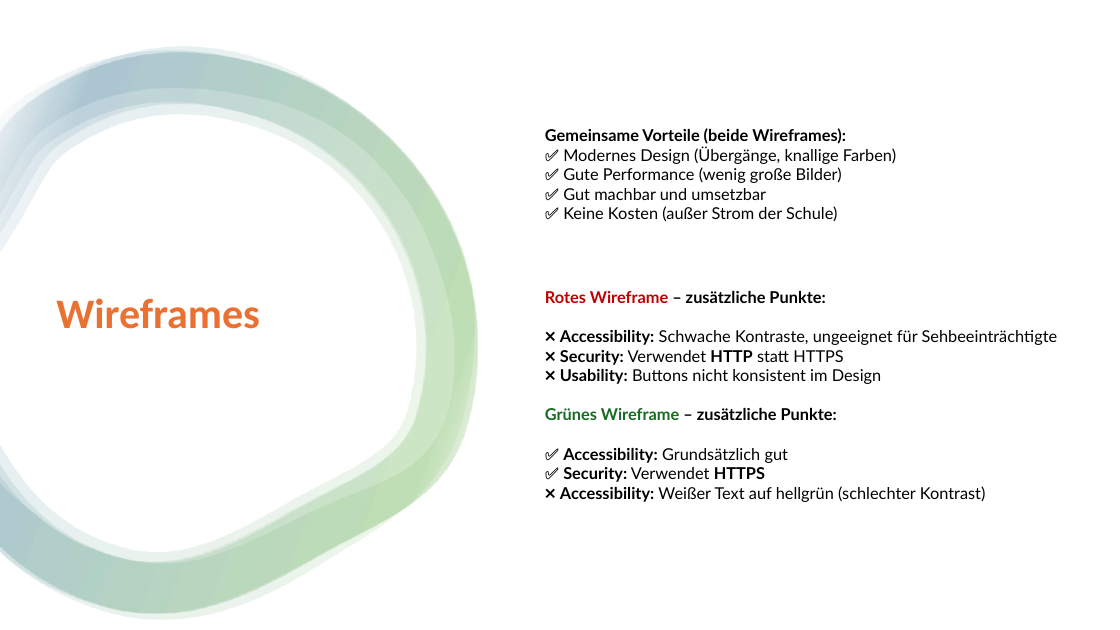
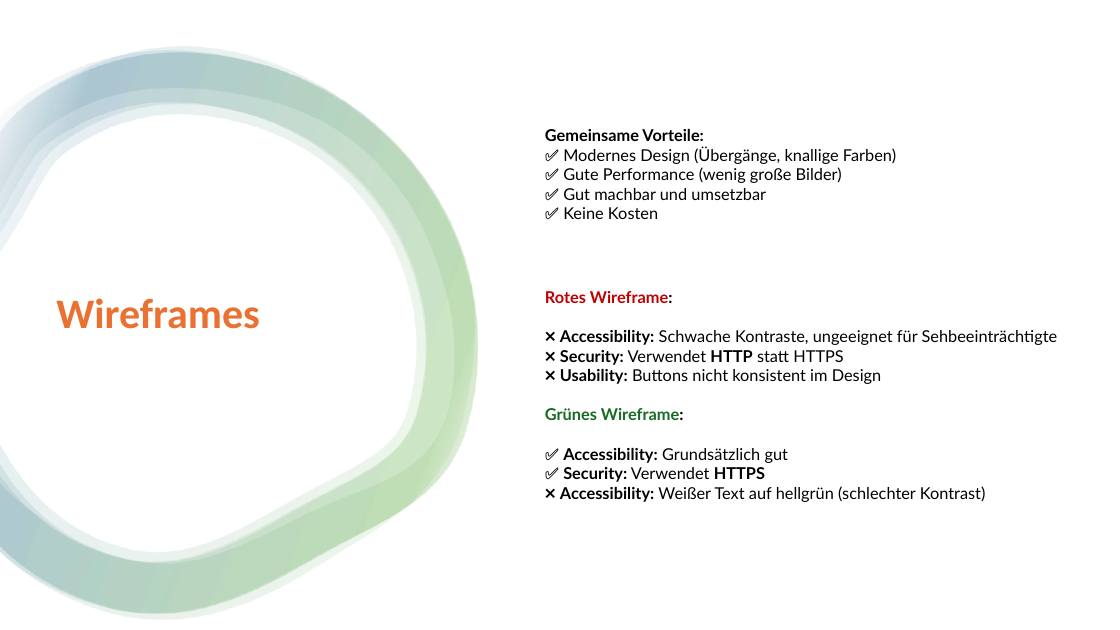
Before and after one commit to Emele-bzra/project-modul431, a slide deck: slide 12 of Material/präsentation_slarachare_games.pptx. Drawn at 1120x630 pixels with LibreOffice and Linux fonts; fonts in the diff are those of the drawing. Boxes give left, top, right and bottom in pixels: in the first picture for what was removed or moved away, otherwise in the second. Text is boxed around its words. In the diff, an @@ line names an element or a change of style, - is before the commit and + after.

```diff
--- a/Material/präsentation_slarachare_games.pptx
+++ b/Material/präsentation_slarachare_games.pptx
@@ text at (x1=545, y1=129, x2=703, y2=141): text changed @@
-Gemeinsame Vorteile (beide Wireframes):
+Gemeinsame Vorteile:
@@ text at (x1=563, y1=207, x2=658, y2=219): text changed @@
-✅ Keine Kosten (außer Strom der Schule)
+✅ Keine Kosten
@@ text at (x1=545, y1=291, x2=673, y2=303): text changed; text colour #000000 to #C00000 @@
-Rotes Wireframe – zusätzliche Punkte:
+Rotes Wireframe:
@@ text at (x1=545, y1=408, x2=684, y2=420): text changed; text colour #000000 to #196B24 @@
-Grünes Wireframe – zusätzliche Punkte:
+Grünes Wireframe:
```
Also in this commit, not shown: 4 other slides changed, 3 slides added.
